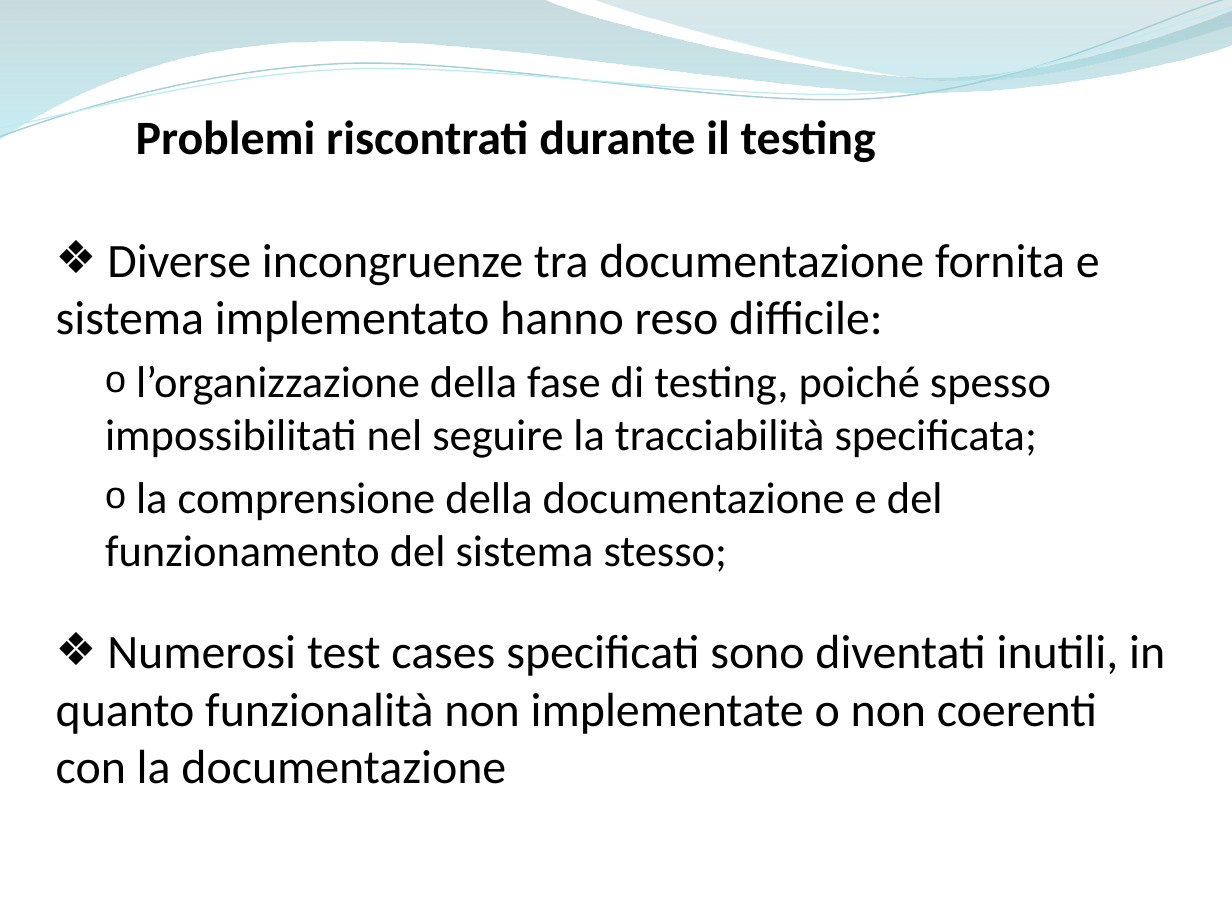
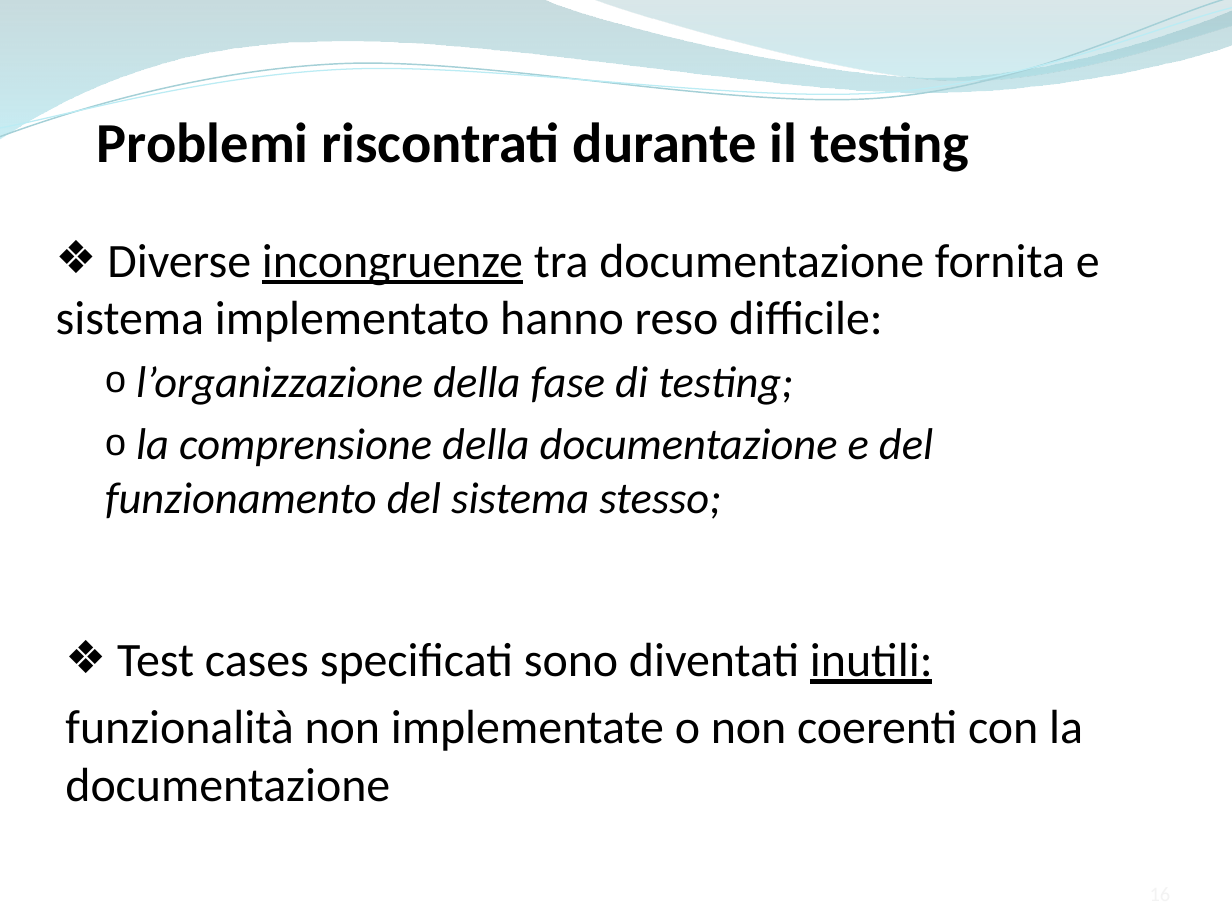
Before and after one commit to ammirate/at-silo, a slide deck: slide 16 of Presentazione/Atsilo2/Ferrara/Ferrara_M_PresentazioneFinale.pptx. Drawn at 1232x924 pixels with LibreOffice and Linux fonts; fonts in the diff are those of the drawing. Boxes give left, top, right and bottom in pixels: in the first picture for what was removed or moved away, otherwise in the second. Text is boxed around its words. In the diff, an @@ line names an element or a change of style, - is before the commit and + after.

```diff
--- a/Presentazione/Atsilo2/Ferrara/Ferrara_M_PresentazioneFinale.pptx
+++ b/Presentazione/Atsilo2/Ferrara/Ferrara_M_PresentazioneFinale.pptx
@@ text "Problemi riscontrati durante il testing": place and size @@
-text "Problemi riscontrati durante il testing" at [136, 120, 876, 162]
+text "Problemi riscontrati durante il testing" at [97, 122, 969, 172]
@@ text "Problemi riscontrati durante il testing" at [97, 122, 969, 172]: size 28 to 33 pt @@
@@ text at [56, 243, 1100, 519]: underline on in "incongruenze"; italic on in "la comprensione della documentazione e del funzionamento ..." @@
@@ text at [136, 366, 793, 405]: text changed; italic on @@
-  o l’organizzazione della fase di testing, poiché spesso impossibilitati nel seguire la tracciabilità specificata;
+  o l’organizzazione della fase di testing;
@@ text at [56, 634, 1165, 784]: paragraph removed @@
-❖ Numerosi test cases specificati sono diventati inutili, in quanto funzionalità non implementate o non coerenti con la documentazione
@@ text added at [65, 642, 1083, 802], 28 pt, text #000000 @@
+❖ Test cases specificati sono diventati inutili:
+funzionalità non implementate o non coerenti con la documentazione
```
Also in this commit, not shown: 12 other slides changed, 5 slides added, 3 slides removed.
